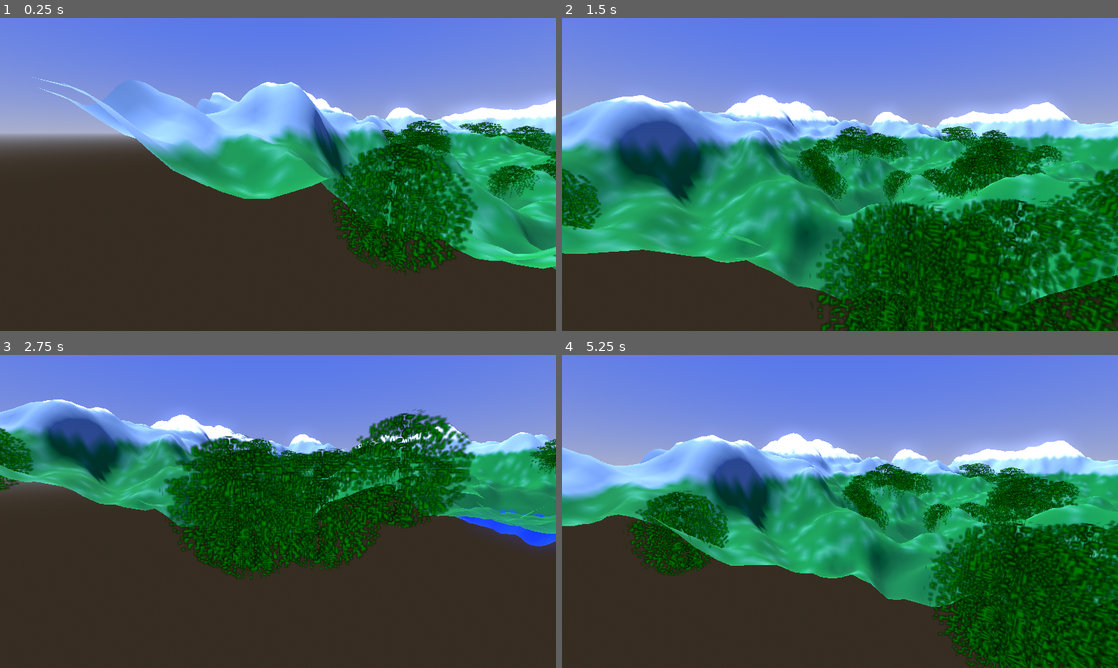
Above: before the commit, frames 1-4 (two rows, left to right).
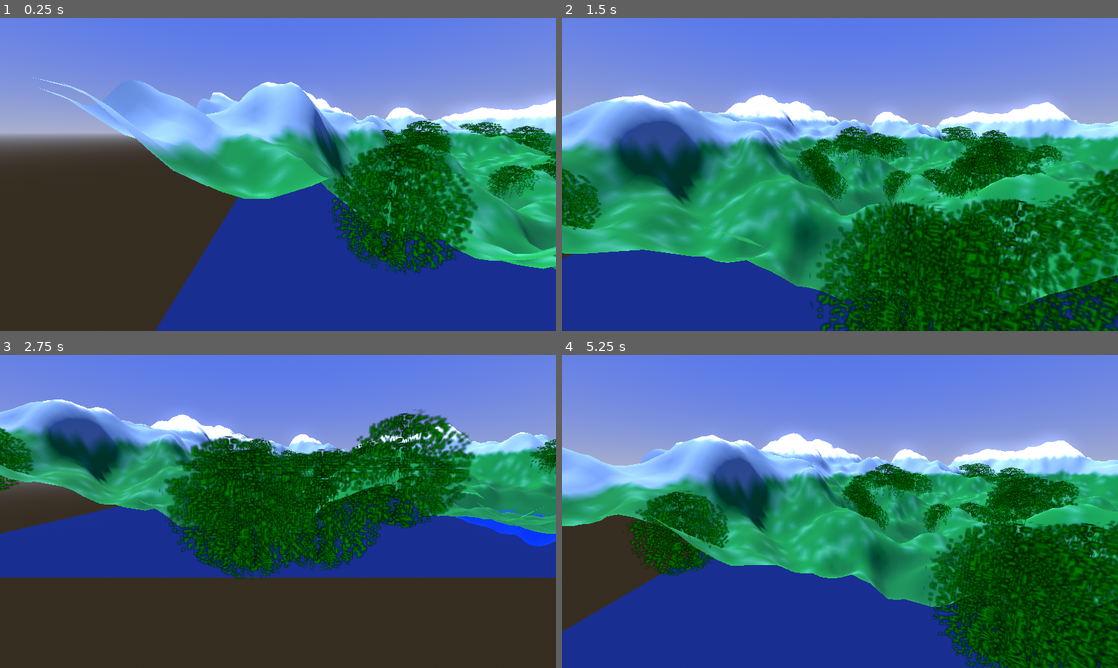
Above: after the commit, the same moments.

Repository: Darius-Gillingham/comp360-group
Game: Godot game, scene res://test3d.tscn
Two runs of this game, one before a commit and one after it. Both use one fixed random seed, a clock stepped at 60 frames per second and the inputs below.
Inputs (mouse positions are in pixels of both pictures, inside the frame that each line leads up to):
- Up to frame 1 (0.25 s): no input
- Up to frame 2 (1.5 s): tap Enter at 0.5 s; move the mouse to (962, 158) at 0.52 s; hold D 0.53-1.28 s; hold Shift (Sprint) 0.53-1.28 s; move the mouse to (728, 190) at 1.27 s; hold S from 1.28 s (still down); tap Q at 1.35 s
- Up to frame 3 (2.75 s): move the mouse to (333, 442) at 2.02 s; release S at 2.03 s; hold D from 2.03 s (still down); hold E from 2.03 s (still down)
- Up to frame 4 (5.25 s): move the mouse to (812, 574) at 2.77 s; release D at 2.78 s; release E at 2.78 s; hold W 2.78-3.53 s; tap Shift (Sprint) at 2.85 s; move the mouse to (1006, 558) at 3.52 s; hold Q 3.53-4.28 s; hold A 3.53-5.03 s; move the mouse to (673, 464) at 4.27 s; tap E at 4.35 s; move the mouse to (867, 511) at 5.02 s; hold S from 5.03 s (still down); hold Shift (Sprint) from 5.03 s (still down)

The runs differ from the first frame. In frame 1, 21% of the frame differs, in the area x 28-100%, y 52-100%; in frame 2, 12%; in frame 3, 15%; in frame 4, 19%.

Commit message:
made water level

Diff:
--- a/surface.gd
+++ b/surface.gd
@@ -29,6 +29,11 @@
 	mesh_instance.material_override = mat #set Mesh's material
 	add_child(mesh_instance) #add mesh to world
 	add_bushes(img_noise, 0.25)
+	add_water_plane()
+
+
+
+
 	pass
 
 func generate_grid_slow(size, spacing, FNL): #creates size x size grid of points at heights calculated in get_FNL_Height
@@ -293,6 +298,34 @@
 
 
 
+func add_water_plane():
+	var water_height = (0.20 * 2.0 - 1.0) * amplitude  # water threshold
+
+	var plane = PlaneMesh.new()
+	plane.size = Vector2((size - 1) * spacing/4, (size - 1) * spacing/4)
+
+	var water = MeshInstance3D.new()
+	water.mesh = plane
+
+
+
+	# Put origin at bottom-left instead of center
+	water.position = Vector3(((size - 1) * spacing/4) , water_height, ((size - 1) * spacing/4) )
+
+	# Offset so the plane covers 0 → size*spacing in world space
+	water.translate(Vector3(-plane.size.x / 2.0, 0, -plane.size.y / 2.0))
+
+	# Material
+	var mat = StandardMaterial3D.new()
+	mat.albedo_color = Color(0.0, 0.2, 1.0, 0.5)
+	mat.transparency = BaseMaterial3D.TRANSPARENCY_ALPHA
+	mat.flags_transparent = true
+	mat.shading_mode = BaseMaterial3D.SHADING_MODE_UNSHADED
+
+	water.material_override = mat
+	add_child(water)
+
+
 
 
 
Binary file changed: textMap.png
